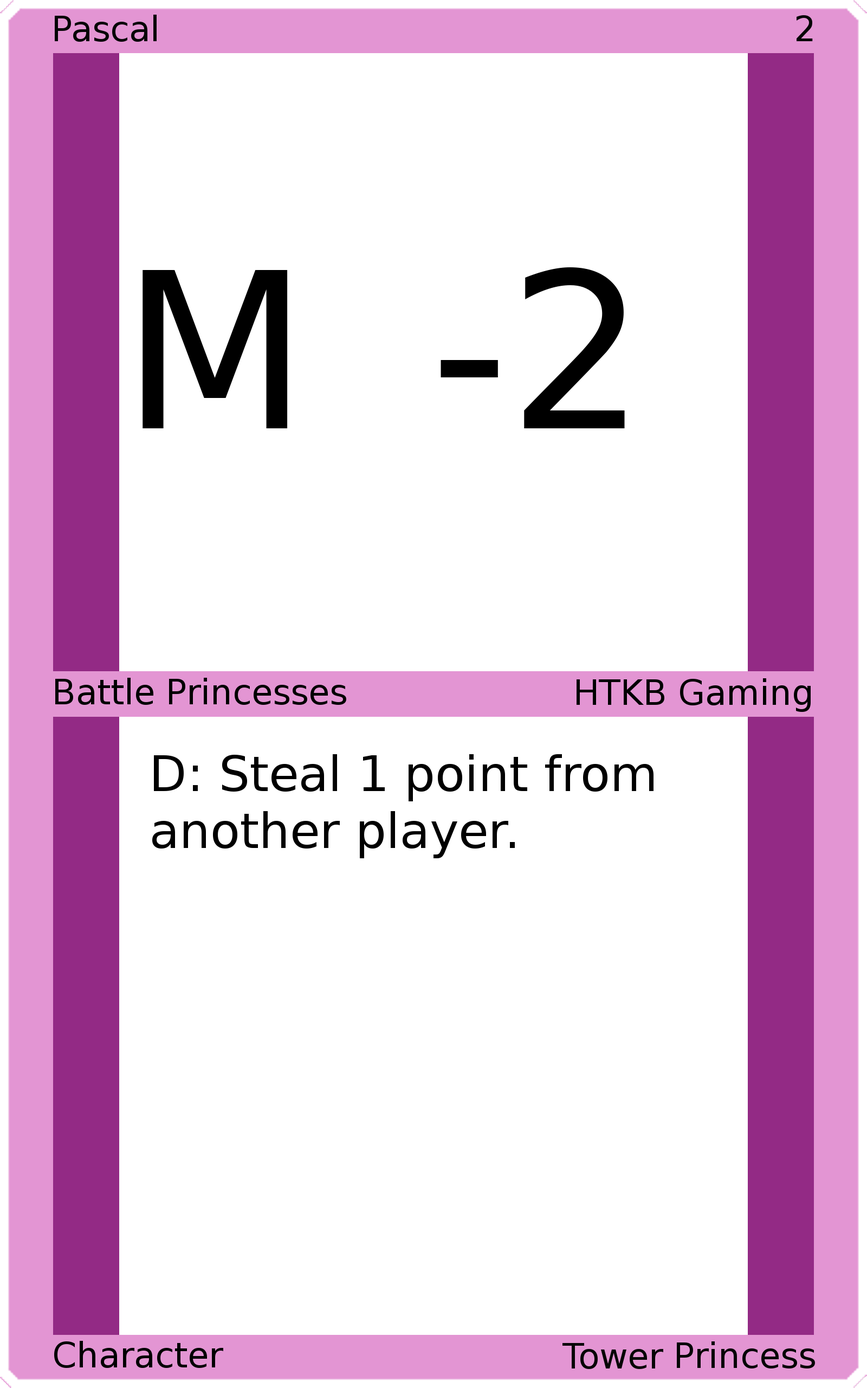
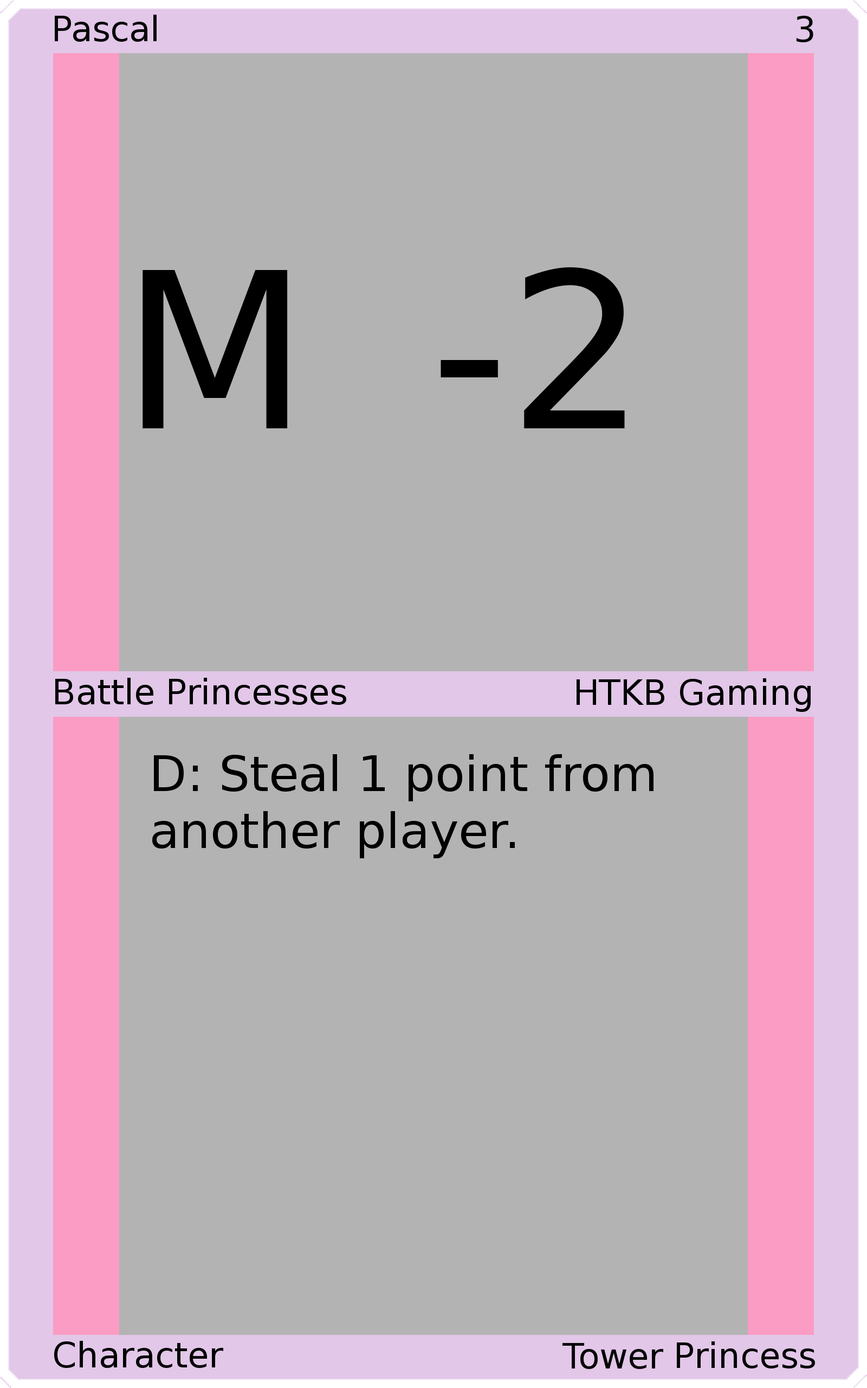
Layer changes from the first 867x1388 image to the second:
painted on "Upper Right" over bbox(796, 15, 814, 43)
painted on "Border" over bbox(0, 0, 867, 1388)
removed layer "M-2.png copy" over bbox(142, 267, 625, 429)
painted on "Art" over bbox(142, 267, 625, 429)
painted on "Top Background" over bbox(119, 52, 748, 673)
painted on "Bottom Background" over bbox(119, 715, 748, 1336)
painted on "Background" over bbox(35, 35, 832, 1352)
